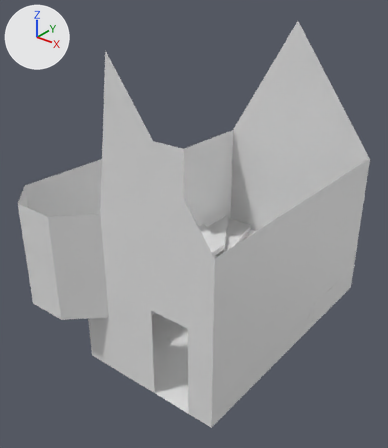
Before and after pictures for a commit that changed the Blender file Assets/Resources/AstridHouse/chambre general.blend.
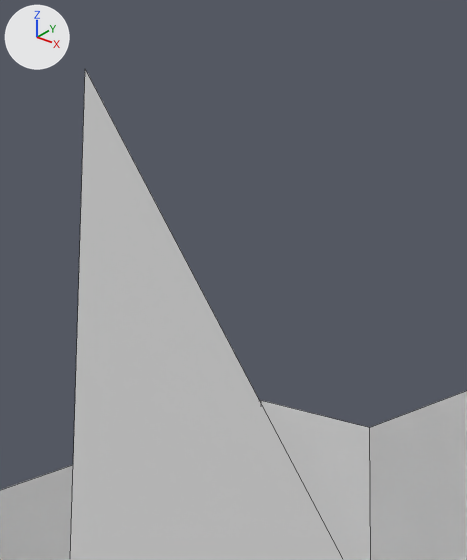
The first picture shows the older version from a 50 mm lens placed at (18.3, -24.2, 23.7), pointed at (-2.2, 1.4, 7.9). The close-ups show both versions on the part from 21% to 54% of the width and 7% to 41% of the height of that picture; other places that the commit changed are outside them. Every picture has the same lights, and +X, +Y and +Z are marked at upper left. The close-ups show mesh edges as thin lines.

Names of what the first close-up shows: 'Wall-East1', 'Wall-North'.
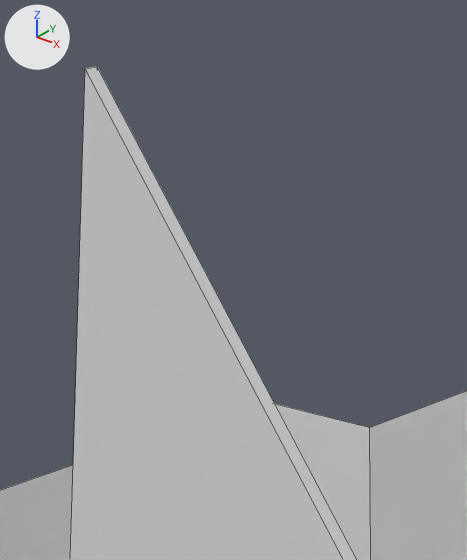
Boxes (x1, y1, x2, y2) around the edits, measured in the close-ups (467 x 560 px):
'Wall-North-charpente', added: after (85, 67, 356, 560)

What changed in the scene script:
```text
Add me_plane_014:
    me_plane_014.from_pydata(...)  # 35 vertices, 31 faces; spans x -0.76..1.08, y 0.0..0.04, z -1.03..2.61
Add ob_wall_north_charpente:
    ob_wall_north_charpente = bpy.data.objects.new('Wall-North-charpente', me_plane_014)
    ob_wall_north_charpente.parent = ob_wall_north
    ob_wall_north_charpente.matrix_parent_inverse = Matrix(((0.227, 0.0, 0.0, -0.0683), (0.0, 0.182, 0.0, 1.1), (0.0, 0.0, 0.182, -1.028), (0.0, 0.0, 0.0, 1.0)))
    ob_wall_north_charpente.location = (0.301, -6.05, 5.654)
    ob_wall_north_charpente.scale = (4.4, 5.5, 5.5)
```
